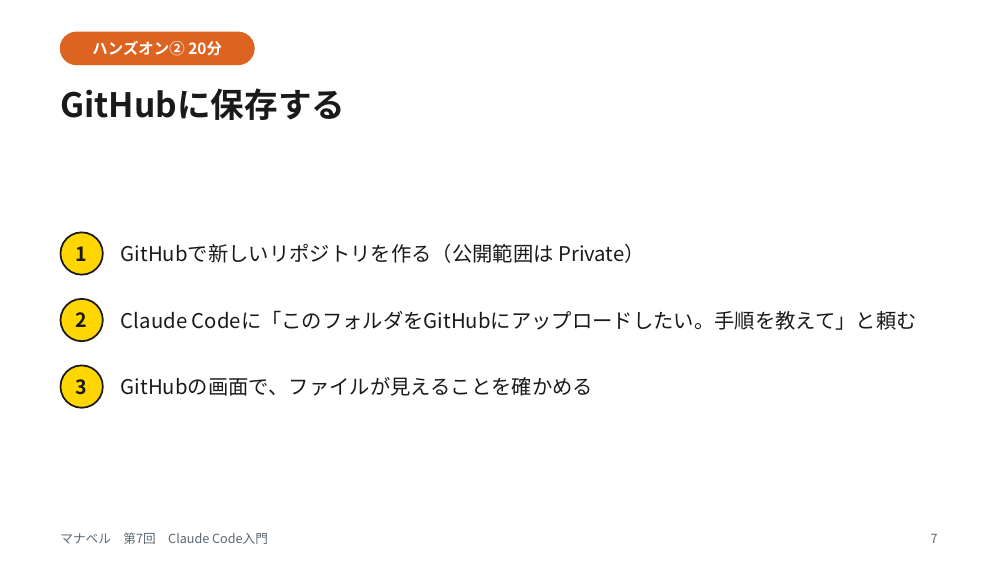
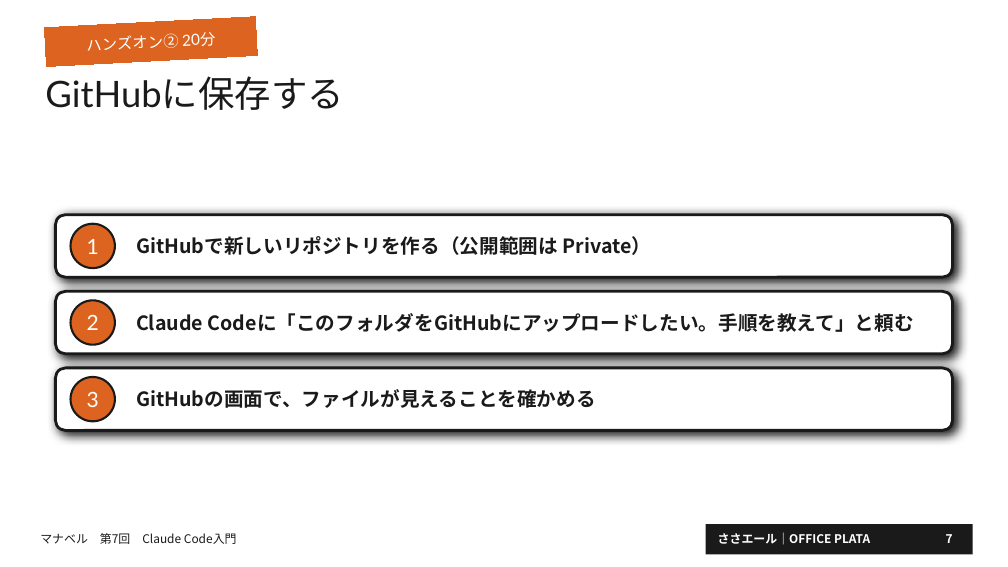
Before and after one commit to OfficePlata/33yell, a slide deck: slide 7 of manaberu/slides/manaberu-07-claude-code-intro.pptx. Drawn at 1008x567 pixels with LibreOffice and Linux fonts; fonts in the diff are those of the drawing; background and template pictures are left out. Boxes give left, top, right and bottom in pixels: in the first picture for what was removed or moved away, otherwise in the second. Text is boxed around its words. In the diff, an @@ line names an element or a change of style, - is before the commit and + after.

```diff
--- a/manaberu/slides/manaberu-07-claude-code-intro.pptx
+++ b/manaberu/slides/manaberu-07-claude-code-intro.pptx
@@ rectangle "ハンズオン② 20分" at (44,17,258,67): font Noto Sans CJK JP to Lato, bold off; fill none to #DD6420; outline none to #DD6420 0.75 pt; rotation 0 to 357 degrees @@
@@ text "GitHubに保存する": place and size @@
-text "GitHubに保存する" at (60,88,345,120)
+text "GitHubに保存する" at (45,76,344,110)
@@ text "GitHubに保存する" at (45,76,344,110): size 24 to 26 pt, font Noto Sans CJK JP to Lato, bold off @@
@@ rounded rectangle removed at (60,32,254,65) @@
@@ rounded rectangle added at (55,215,953,277), fill #FFFFFF, outline #1A1A1A 2 pt @@
@@ ellipse removed at (60,233,103,275) @@
@@ ellipse "1": place and size @@
-ellipse "1" at (76,246,88,261)
+ellipse "1" at (71,224,115,268)
@@ text "GitHubで新しいリポジトリを作る（公開範囲は Private）": place and size @@
-text "GitHubで新しいリポジトリを作る（公開範囲は Private）" at (121,243,645,263)
+text "GitHubで新しいリポジトリを作る（公開範囲は Private）" at (136,236,652,255)
@@ rounded rectangle added at (55,291,953,354), fill #FFFFFF, outline #1A1A1A 2 pt @@
@@ ellipse removed at (60,298,103,341) @@
@@ text "Claude Codeに「このフォルダをGitHubにアップロードしたい。手順を教えて」と頼む": place and size @@
-text "Claude Codeに「このフォルダをGitHubにアップロードしたい。手順を教えて」と頼む" at (121,310,917,330)
+text "Claude Codeに「このフォルダをGitHubにアップロードしたい。手順を教えて」と頼む" at (136,313,914,332)
@@ ellipse "2": place and size @@
-ellipse "2" at (76,312,88,327)
+ellipse "2" at (71,300,115,345)
@@ rounded rectangle added at (55,368,953,430), fill #FFFFFF, outline #1A1A1A 2 pt @@
@@ ellipse removed at (60,365,103,407) @@
@@ size 14 to 15 pt, font Noto Sans CJK JP to Lato, text colour #1A1A1A to #FFFFFF, bold off; fill none to #DD6420; outline none to #1A1A1A 1.5 pt in 3 elements at (71,300,115,345), (71,224,115,268), (71,377,115,421) @@
@@ ellipse "3": place and size @@
-ellipse "3" at (76,379,88,395)
+ellipse "3" at (71,377,115,421)
@@ size 14.5 to 14 pt, bold on in 3 elements at (136,313,914,332), (136,236,652,255), (136,389,596,408) @@
@@ text "GitHubの画面で、ファイルが見えることを確かめる": place and size @@
-text "GitHubの画面で、ファイルが見えることを確かめる" at (121,377,593,396)
+text "GitHubの画面で、ファイルが見えることを確かめる" at (136,389,596,408)
@@ text "マナベル 第7回 Claude Code入門": place and size @@
-text "マナベル 第7回 Claude Code入門" at (60,532,268,544)
+text "マナベル 第7回 Claude Code入門" at (40,533,237,544)
@@ text "マナベル 第7回 Claude Code入門" at (40,533,237,544): size 9 to 8.5 pt, text colour #5A6872 to #1A1A1A @@
@@ rectangle added at (706,524,973,554), fill #1A1A1A @@
@@ text added at (718,532,870,545), 8.5 pt, text #FFFFFF, bold @@
+ささエール｜OFFICE PLATA
@@ page number: place and size @@
-page number at (931,533,938,543)
+page number at (946,534,953,543)
@@ page number at (946,534,953,543): size 9 to 8.5 pt, text colour #5A6872 to #FFFFFF, bold on; vertical alignment top to middle @@
```
Also in this commit, not shown: 9 other slides changed, 16 other files.
